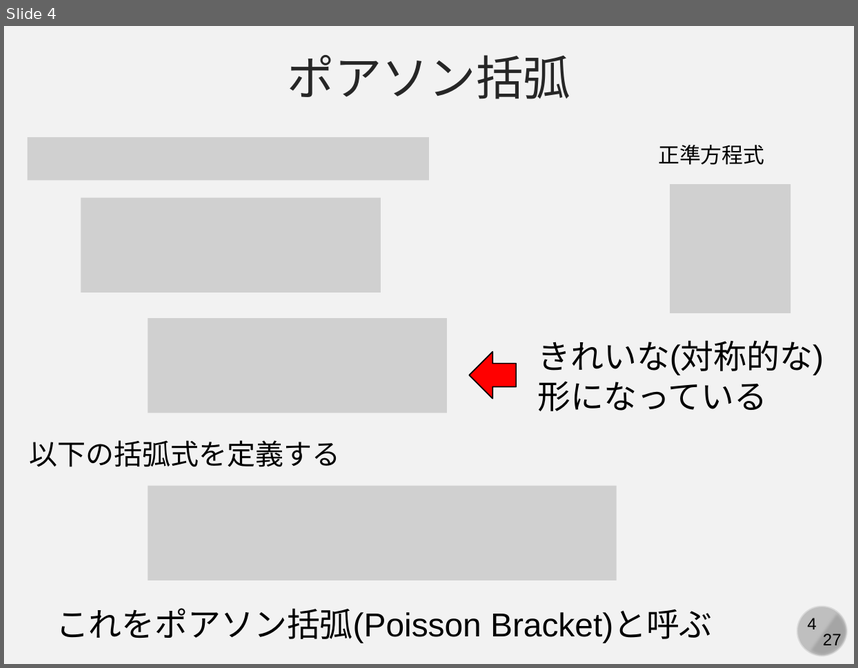
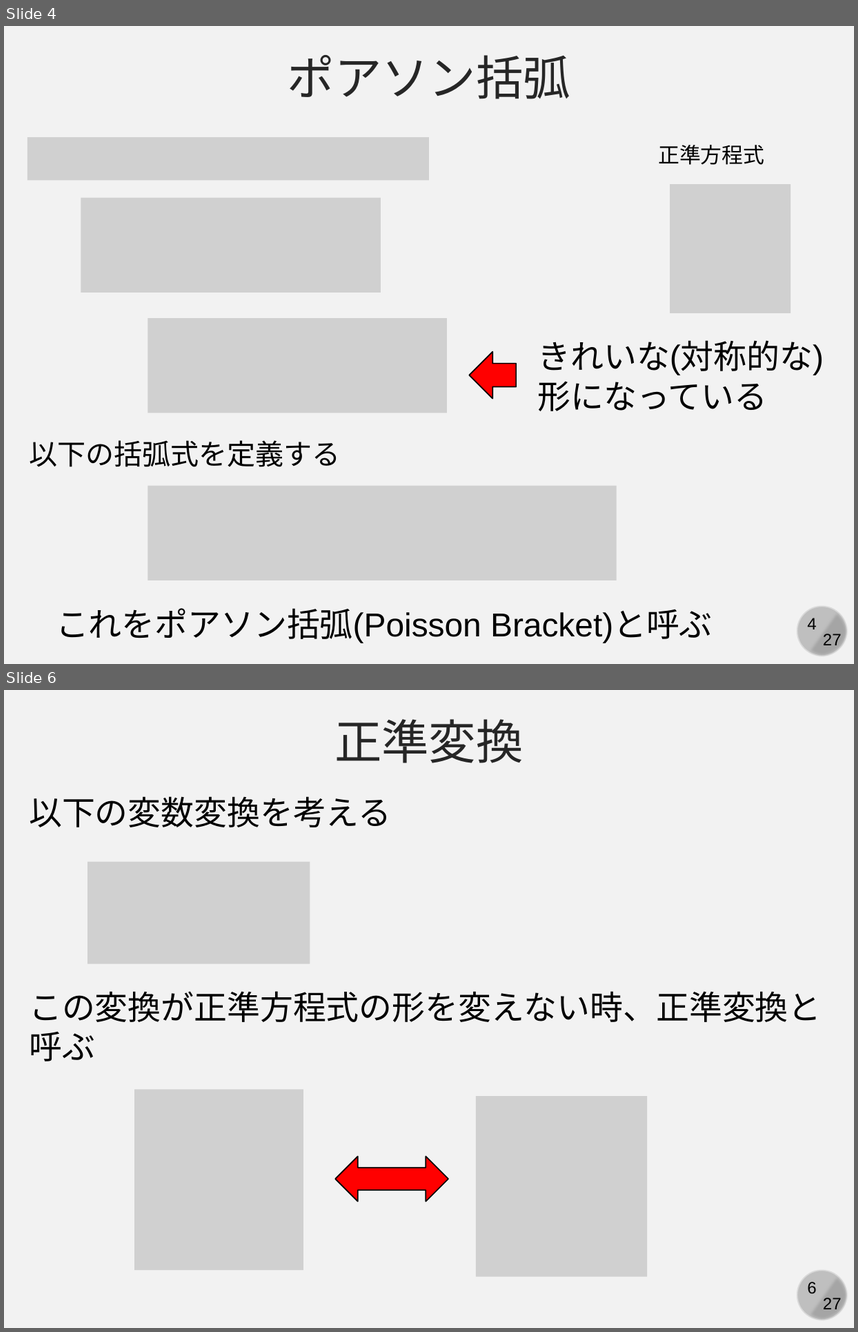
Before and after one commit to kaityo256/classical_mechanics, a slide deck: poisson/fig/slide.pptx. Shown one above the other, each under a label of ours: slide 4 before the commit, slides 4 and 6 after it; the slides between them are not shown. The pictures are 858x668 and 858x1332 pixels, drawn with LibreOffice and Linux fonts; fonts in the diff are those of the drawing; grey boxes stand for pictures. Boxes give left, top, right and bottom in pixels: in the first picture for what was removed or moved away, otherwise in the second. Text is boxed around its words. In the diff, an @@ line names an element or a change of style, - is before the commit and + after.

```diff
--- a/poisson/fig/slide.pptx
+++ b/poisson/fig/slide.pptx
@@ slide 6 added at box(4, 690, 854, 1328), background #F2F2F2; not listed: 4 template elements that a slide beside it also shows @@
@@ text added at box(335, 719, 524, 763), 40 pt, text #262626 @@
+正準変換
@@ text added at box(29, 796, 391, 827), 28 pt, text #000000 @@
+以下の変数変換を考える
@@ picture added at box(87, 862, 310, 964) @@
@@ text added at box(29, 991, 821, 1061), 28 pt, text #000000 @@
+この変換が正準方程式の形を変えない時、正準変換と
+呼ぶ
@@ picture added at box(135, 1089, 304, 1269) @@
@@ picture added at box(476, 1096, 648, 1276) @@
@@ left right arrow added at box(335, 1156, 448, 1201), fill #FF0000, outline #000000 1 pt @@
```
Also in this commit, not shown: 1 slide changed, 2 other slides added, 1 other file.
